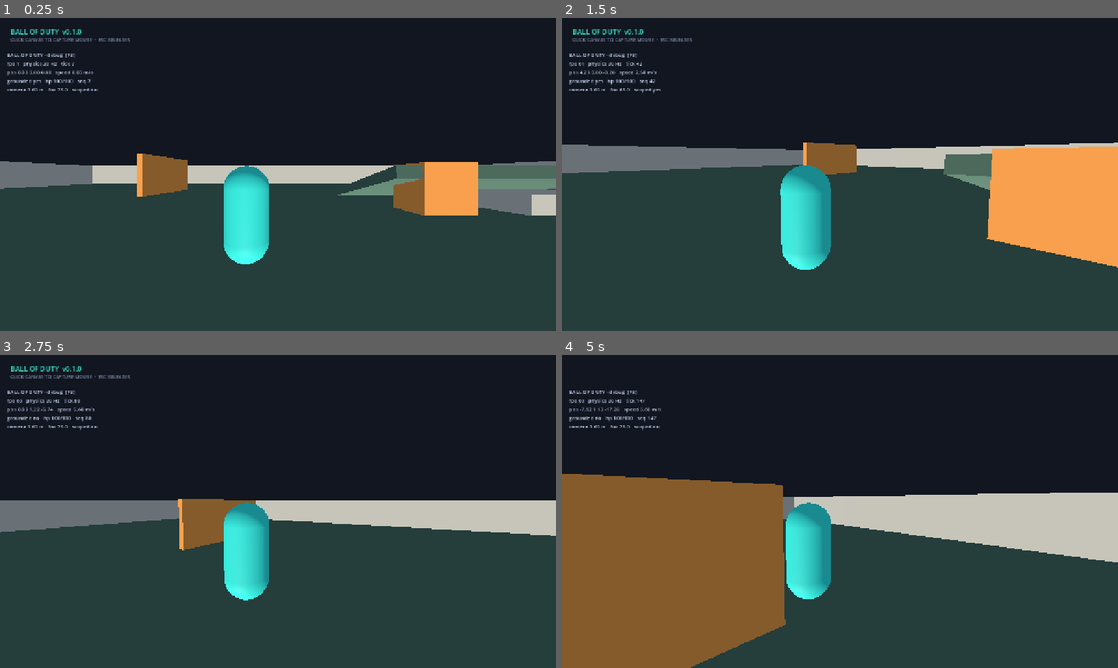
Above: before the commit, frames 1-4 (two rows, left to right).
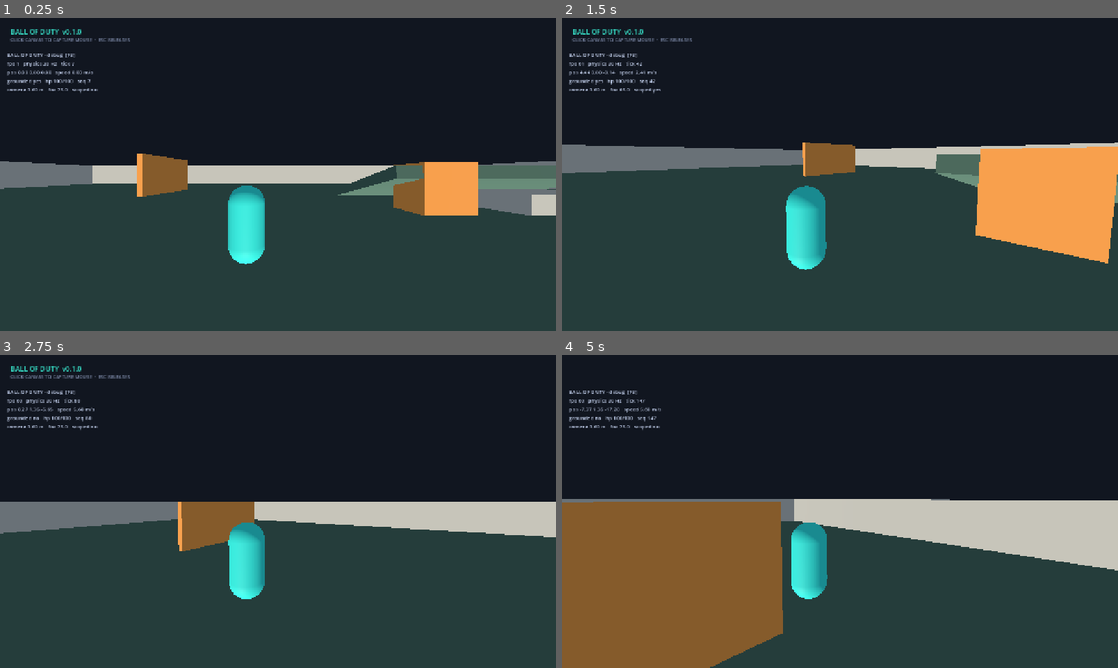
Above: after the commit, the same moments.

Repository: amirrezaalavi/ballofduty
Game: Godot game, scene res://scenes/main.tscn
Same seed, same stepped clock (60 frames per second), same inputs: the game is played once before the commit and once after it.
Inputs (mouse positions are in pixels of both pictures, inside the frame that each line leads up to):
- Up to frame 1 (0.25 s): no input
- Up to frame 2 (1.5 s): tap Enter at 0.5 s; move the mouse to (962, 158) at 0.52 s; hold D (move_right) 0.53-1.28 s; tap Space (jump) at 0.6, 0.77, 1.07 s; click (962, 158) at 0.67 s; move the mouse to (812, 174) at 1.27 s; hold W (move_forward) from 1.28 s (still down); right-click (812, 174) at 1.35 s
- Up to frame 3 (2.75 s): keep holding W (move_forward); tap Space (jump) at 1.52, 1.55, 1.82, 2.3 s; move the mouse to (289, 505) at 2.02 s; press the mouse at (289, 505) at 2.03 s
- Up to frame 4 (5 s): keep holding W (move_forward); move the mouse to (834, 517) at 2.77 s; release the mouse at (834, 517) at 2.78 s; tap Tab (scoreboard) at 2.85 s; click (834, 517) at 2.92 s; tap Space (jump) at 3.02, 3.05, 3.32, 3.77, 3.8, 4.07, 4.35, 4.52, 4.82 s; move the mouse to (878, 514) at 3.52 s; hold Shift (sprint) 3.53-4.28 s; move the mouse to (795, 508) at 4.27 s

The runs differ from the first frame. In frame 1, 1.1% of the frame differs, in the area x 40-49%, y 47-79%; in frame 2, 2.6%; in frame 3, 2.1%; in frame 4, 6.3%, in the area x 0-100%, y 16-100%.

Commit message:
CP1 feedback: +10% jump height, 20% smaller character, feedback backlog

Diff:
--- a/resources/players/default_player.tres
+++ b/resources/players/default_player.tres
@@ -8,7 +8,7 @@
 sprint_multiplier = 1.35
 ground_acceleration = 60.0
 air_acceleration = 12.0
-jump_velocity = 7.0
+jump_velocity = 7.34
 gravity = 22.0
 max_fall_speed = 30.0
 coyote_time = 0.1
--- a/scenes/characters/player.tscn
+++ b/scenes/characters/player.tscn
@@ -8,19 +8,19 @@
 [ext_resource type="Script" path="res://scripts/components/health_component.gd" id="6_health"]
 
 [sub_resource type="CapsuleShape3D" id="Capsule_body"]
-radius = 0.4
-height = 1.7
+radius = 0.32
+height = 1.36
 
 [sub_resource type="CapsuleShape3D" id="Shape_hit_body"]
-radius = 0.4
-height = 1.2
+radius = 0.32
+height = 0.96
 
 [sub_resource type="SphereShape3D" id="Shape_hit_head"]
-radius = 0.24
+radius = 0.192
 
 [sub_resource type="CapsuleMesh" id="Mesh_body"]
-radius = 0.4
-height = 1.7
+radius = 0.32
+height = 1.36
 
 [sub_resource type="StandardMaterial3D" id="Mat_body"]
 albedo_color = Color(0.215686, 0.878431, 0.784314, 1)
@@ -39,7 +39,7 @@
 script = ExtResource("1_player")
 
 [node name="CollisionShape3D" type="CollisionShape3D" parent="."]
-transform = Transform3D(1, 0, 0, 0, 1, 0, 0, 0, 1, 0, 0.85, 0)
+transform = Transform3D(1, 0, 0, 0, 1, 0, 0, 0, 1, 0, 0.68, 0)
 shape = SubResource("Capsule_body")
 
 [node name="LocomotionComponent" type="Node" parent="."]
@@ -56,15 +56,15 @@
 [node name="Visual" type="Node3D" parent="."]
 
 [node name="Mesh" type="MeshInstance3D" parent="Visual"]
-transform = Transform3D(1, 0, 0, 0, 1, 0, 0, 0, 1, 0, 0.85, 0)
+transform = Transform3D(1, 0, 0, 0, 1, 0, 0, 0, 1, 0, 0.68, 0)
 mesh = SubResource("Mesh_body")
 material_override = SubResource("Mat_body")
 
 [node name="Face" type="MeshInstance3D" parent="Visual"]
-transform = Transform3D(1, 0, 0, 0, 1, 0, 0, 0, 1, 0, 1.15, -0.34)
+transform = Transform3D(1, 0, 0, 0, 1, 0, 0, 0, 1, 0, 0.92, -0.272)
 mesh = SubResource("Mesh_body")
 material_override = SubResource("Mat_face")
-scale = Vector3(0.22, 0.16, 0.28)
+scale = Vector3(0.176, 0.128, 0.224)
 
 [node name="BodyHurtbox" type="Area3D" parent="."]
 collision_layer = 8
@@ -72,7 +72,7 @@
 monitoring = false
 
 [node name="CollisionShape3D" type="CollisionShape3D" parent="BodyHurtbox"]
-transform = Transform3D(1, 0, 0, 0, 1, 0, 0, 0, 1, 0, 0.6, 0)
+transform = Transform3D(1, 0, 0, 0, 1, 0, 0, 0, 1, 0, 0.48, 0)
 shape = SubResource("Shape_hit_body")
 
 [node name="HeadHurtbox" type="Area3D" parent="."]
@@ -81,7 +81,7 @@
 monitoring = false
 
 [node name="CollisionShape3D" type="CollisionShape3D" parent="HeadHurtbox"]
-transform = Transform3D(1, 0, 0, 0, 1, 0, 0, 0, 1, 0, 1.49, 0)
+transform = Transform3D(1, 0, 0, 0, 1, 0, 0, 0, 1, 0, 1.192, 0)
 shape = SubResource("Shape_hit_head")
 
 [node name="CameraPivot" type="Node3D" parent="."]
--- a/tests/headless/movement_test.gd
+++ b/tests/headless/movement_test.gd
@@ -81,7 +81,7 @@
 		height += vy * DT
 		peak = maxf(peak, height)
 		vy = maxf(vy - stats.gravity * DT, -stats.max_fall_speed)
-	_check(peak > 1.0 and peak < 1.4, "jump apex is ~1.2 m (got %.2f)" % peak)
+	_check(peak > 1.25 and peak < 1.45, "jump apex is ~1.35 m (got %.2f)" % peak)
 	print("  jump_apex=%.2f m" % peak)
 
 	loco.free()
--- a/tests/headless/smoke_test.gd
+++ b/tests/headless/smoke_test.gd
@@ -47,6 +47,7 @@
 	_check(stats != null, "default PlayerStats resource loads")
 	if stats:
 		_check(is_equal_approx(stats.move_speed, 5.6), "move speed comes from PlayerStats")
+		_check(is_equal_approx(stats.jump_velocity, 7.34), "jump velocity is the +10% value")
 		_check(stats.ground_acceleration > stats.air_acceleration, "air control is weaker than ground control")
 
 	var player_scene := load("res://scenes/characters/player.tscn") as PackedScene
@@ -66,7 +67,7 @@
 			var capsule := body_shape.shape as CapsuleShape3D
 			_check(capsule != null, "body hurtbox is a capsule")
 			if capsule:
-				_check(is_equal_approx(capsule.height, 1.2), "body hurtbox excludes the head")
+				_check(is_equal_approx(capsule.height, 0.96), "body hurtbox excludes the head")
 				var body_bottom := body_shape.position.y - capsule.height * 0.5
 				_check(body_bottom >= -0.01, "body hurtbox does not extend below the floor")
 
@@ -76,9 +77,18 @@
 			_check(sphere != null, "head hurtbox is a sphere")
 			if sphere:
 				var head_top := head_shape.position.y + sphere.radius
-				_check(head_top <= 1.75, "head hurtbox is inside the avatar silhouette")
+				_check(head_top <= 1.4, "head hurtbox is inside the 1.36 m avatar silhouette")
 
 		_check_equal(player.collision_mask, 1, "player collides with world only (no predicted body collisions)")
+
+		var physical_shape := (player.get_node("CollisionShape3D") as CollisionShape3D).shape as CapsuleShape3D
+		_check(
+			physical_shape != null and is_equal_approx(physical_shape.height, 1.36)
+			and is_equal_approx(physical_shape.radius, 0.32),
+			"character is 20% smaller (1.36 m capsule)"
+		)
+		var visual_mesh := (player.get_node("Visual/Mesh") as MeshInstance3D).mesh as CapsuleMesh
+		_check(visual_mesh != null and is_equal_approx(visual_mesh.height, 1.36), "visual mesh matches physical size")
 
 		var locomotion := player.get_node_or_null("LocomotionComponent") as LocomotionComponent
 		_check(locomotion != null and locomotion.stats != null, "locomotion component has PlayerStats")
Binary file changed: docs/checkpoints/cp1-debug-overlay.png
Not shown, changed: README.md
Not shown, added: docs/BACKLOG.md
